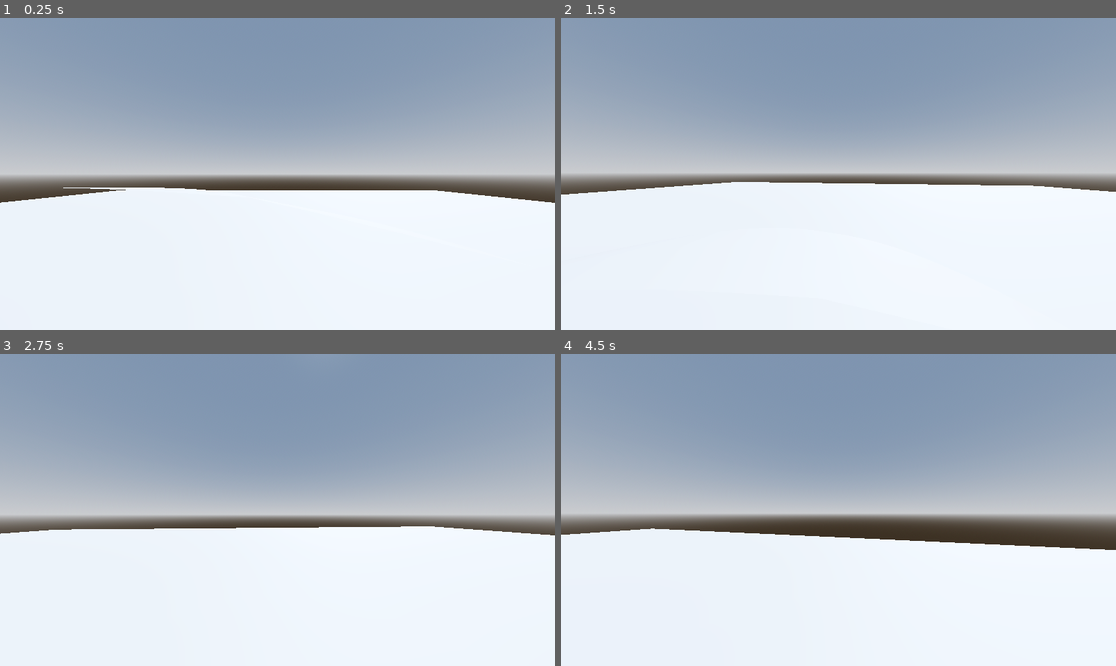
Above: before the commit, frames 1-4 (two rows, left to right).
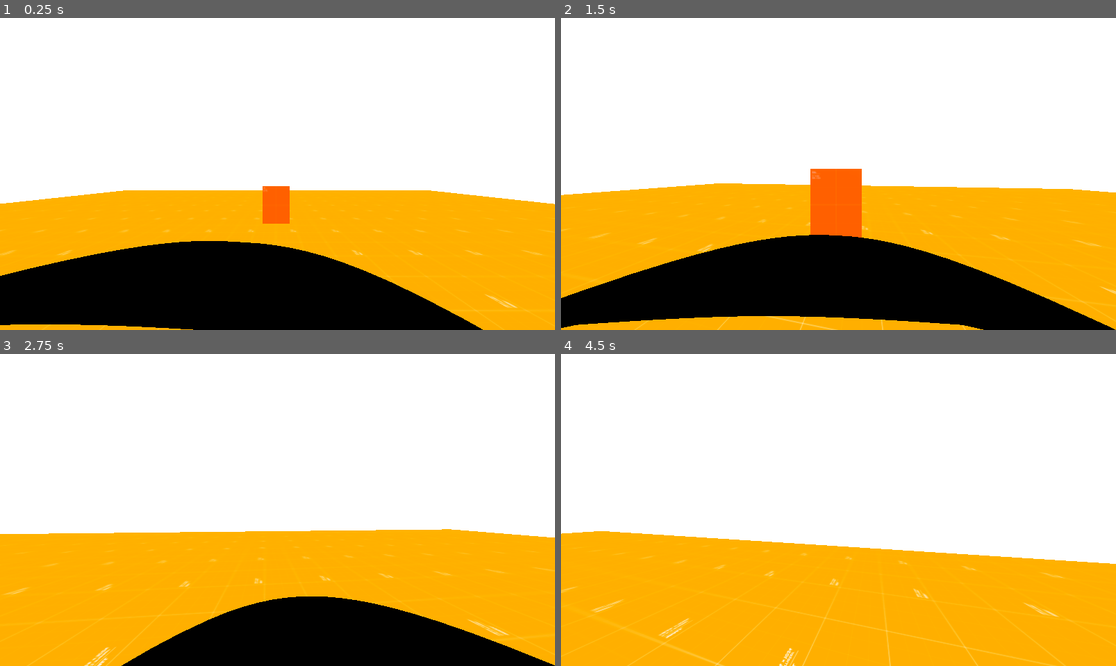
Above: after the commit, the same moments.

Repository: Studio-Algor/Project-Cursed
Game: Godot game, scene res://scenes/Main.tscn
Same seed, same stepped clock (60 frames per second), same inputs: the game is played once before the commit and once after it.
Inputs (mouse positions are in pixels of both pictures, inside the frame that each line leads up to):
- Up to frame 1 (0.25 s): no input
- Up to frame 2 (1.5 s): tap Enter (ui_accept) at 0.5, 0.77 s; move the mouse to (866, 174) at 0.52 s; hold Up (ui_up) from 0.53 s (still down); click (866, 174) at 0.6 s; move the mouse to (810, 174) at 1.27 s; click (810, 174) at 1.35 s
- Up to frame 3 (2.75 s): keep holding Up (ui_up); tap Enter (ui_accept) at 1.52 s; move the mouse to (288, 503) at 2.02 s; click (288, 503) at 2.1 s
- Up to frame 4 (4.5 s): keep holding Up (ui_up); move the mouse to (832, 516) at 2.77 s; click (832, 516) at 2.85 s; tap Enter (ui_accept) at 3.02, 3.77 s; move the mouse to (877, 513) at 3.52 s; click (877, 513) at 3.6 s; move the mouse to (794, 506) at 4.27 s; click (794, 506) at 4.35 s

The runs differ from the first frame. In frame 1, 100% of the frame differs, in the area x 0-100%, y 0-100%; in frame 2, 100%; in frame 3, 99%; in frame 4, 97%.

Commit message:
Added basic shooting

Diff:
--- a/project.godot
+++ b/project.godot
@@ -14,6 +14,10 @@
 run/main_scene="uid://ca2dgxr4qoknj"
 config/features=PackedStringArray("4.4", "Forward Plus")
 config/icon="res://icon.svg"
+
+[global_group]
+
+Enemies="Entities that attack the Player"
 
 [input]
 
@@ -58,3 +62,8 @@
 "events": [Object(InputEventKey,"resource_local_to_scene":false,"resource_name":"","device":-1,"window_id":0,"alt_press …(195 unchanged characters)…
 ]
 }
+ui_click={
+"deadzone": 0.2,
+"events": [Object(InputEventMouseButton,"resource_local_to_scene":false,"resource_name":"","device":-1,"window_id":0,"alt_pressed":false,"shift_pressed":false,"ctrl_pressed":false,"meta_pressed":false,"button_mask":1,"position":Vector2(356, 12),"global_position":Vector2(365, 60),"factor":1.0,"button_index":1,"canceled":false,"pressed":true,"double_click":false,"script":null)
+]
+}
--- /dev/null
+++ b/scenes/Enemy.gd
@@ -0,0 +1,20 @@
+extends Node3D
+
+@export var max_hp = 10
+var hp: float
+
+func _ready() -> void:
+	hp = max_hp
+
+func take_damage(damage: float = 0):
+	hp -= damage
+	print("Enemy Hit!")
+	print("  Damage: ", damage)
+	print("  Current HP: ", hp)
+
+	if hp <= 0:
+		death()
+
+func death():
+	print("Enemy Died!")
+	queue_free()  # Remove the enemy if HP is 0 or below
--- a/scenes/Main.tscn
+++ b/scenes/Main.tscn
@@ -1,6 +1,9 @@
-[gd_scene load_steps=7 format=3 uid="uid://ca2dgxr4qoknj"]
+[gd_scene load_steps=14 format=3 uid="uid://ca2dgxr4qoknj"]
 
 [ext_resource type="Script" uid="uid://da3wqt7cfwi7r" path="res://scripts/Player.gd" id="1_elqb8"]
+[ext_resource type="Texture2D" uid="uid://dut5dgeqle58l" path="res://sprites/prototype.png" id="1_rvslj"]
+[ext_resource type="Script" uid="uid://535pnipwb6tb" path="res://scripts/Gun.gd" id="3_0bbpv"]
+[ext_resource type="Script" uid="uid://c2xuqgckkjyeo" path="res://scenes/Enemy.gd" id="4_rarhs"]
 
 [sub_resource type="ProceduralSkyMaterial" id="ProceduralSkyMaterial_elqb8"]
 sky_horizon_color = Color(0.662243, 0.671743, 0.686743, 1)
@@ -10,10 +13,17 @@
 sky_material = SubResource("ProceduralSkyMaterial_elqb8")
 
 [sub_resource type="Environment" id="Environment_0bbpv"]
-background_mode = 2
 sky = SubResource("Sky_rvslj")
+ambient_light_source = 1
 tonemap_mode = 2
 glow_enabled = true
+
+[sub_resource type="StandardMaterial3D" id="StandardMaterial3D_0bbpv"]
+shading_mode = 0
+specular_mode = 2
+albedo_texture = ExtResource("1_rvslj")
+uv1_scale = Vector3(25, 25, 25)
+grow_amount = -0.375
 
 [sub_resource type="CapsuleMesh" id="CapsuleMesh_elqb8"]
 height = 1.85
@@ -21,24 +31,39 @@
 [sub_resource type="CapsuleShape3D" id="CapsuleShape3D_rvslj"]
 height = 1.85
 
+[sub_resource type="CapsuleShape3D" id="CapsuleShape3D_0bbpv"]
+
+[sub_resource type="StandardMaterial3D" id="StandardMaterial3D_rvslj"]
+shading_mode = 0
+specular_mode = 2
+albedo_color = Color(1, 0.541176, 0.521569, 0)
+albedo_texture = ExtResource("1_rvslj")
+billboard_mode = 2
+billboard_keep_scale = true
+
+[sub_resource type="QuadMesh" id="QuadMesh_0bbpv"]
+material = SubResource("StandardMaterial3D_rvslj")
+size = Vector2(1.5, 2.1)
+
 [node name="Node3D" type="Node3D"]
-
-[node name="DirectionalLight3D" type="DirectionalLight3D" parent="."]
-transform = Transform3D(-0.866025, -0.433013, 0.25, 0, 0.5, 0.866025, -0.5, 0.75, -0.433013, 0, 0, 0)
-shadow_enabled = true
 
 [node name="WorldEnvironment" type="WorldEnvironment" parent="."]
 environment = SubResource("Environment_0bbpv")
 
 [node name="CSGBox3D" type="CSGBox3D" parent="."]
 use_collision = true
+collision_mask = 15
 size = Vector3(50, 0.1, 50)
+material = SubResource("StandardMaterial3D_0bbpv")
 
 [node name="Player" type="CharacterBody3D" parent="."]
 transform = Transform3D(1, 0, 0, 0, 1, 0, 0, 0, 1, 0, 2, 0)
+collision_layer = 2
+collision_mask = 13
 script = ExtResource("1_elqb8")
 
 [node name="MeshInstance3D" type="MeshInstance3D" parent="Player"]
+layers = 2
 transparency = 1.0
 cast_shadow = 0
 mesh = SubResource("CapsuleMesh_elqb8")
@@ -51,3 +76,27 @@
 
 [node name="Camera3D" type="Camera3D" parent="Player/Head"]
 transform = Transform3D(1, 0, 0, 0, 1, 0, 0, 0, 1, 0.00148296, -0.0058043, 0.000145495)
+fov = 90.0
+
+[node name="Gun" type="Node3D" parent="Player"]
+script = ExtResource("3_0bbpv")
+
+[node name="Enemy" type="Node3D" parent="." groups=["Enemies"]]
+transform = Transform3D(1, 0, 0, 0, 1, 0, 0, 0, 1, 0, 1.05, -8.252)
+script = ExtResource("4_rarhs")
+
+[node name="RigidBody3D" type="RigidBody3D" parent="Enemy" groups=["Enemies"]]
+disable_mode = 2
+collision_layer = 4
+collision_mask = 11
+input_capture_on_drag = true
+can_sleep = false
+lock_rotation = true
+
+[node name="CollisionShape3D" type="CollisionShape3D" parent="Enemy/RigidBody3D"]
+shape = SubResource("CapsuleShape3D_0bbpv")
+
+[node name="MeshInstance3D" type="MeshInstance3D" parent="Enemy/RigidBody3D"]
+layers = 4
+mesh = SubResource("QuadMesh_0bbpv")
+skeleton = NodePath("../..")
--- /dev/null
+++ b/scripts/Gun.gd
@@ -0,0 +1,28 @@
+extends Node3D
+
+
+const RAY_LENGTH = 1000.0
+
+func _physics_process(_delta: float) -> void:
+	if Input.is_action_just_pressed("ui_click"):
+		# Prepare the Ray
+		var camera: Camera3D = $"../Head/Camera3D"
+		var ro = camera.global_position
+		var rd = camera.get_global_transform().basis.z * -1
+		var rm = ro + rd * RAY_LENGTH
+
+		# Shoot the ray
+		var space_state = get_world_3d().direct_space_state
+		var query = PhysicsRayQueryParameters3D.create(ro, rm)
+		query.collide_with_bodies = true
+		query.collide_with_areas = false
+		query.collision_mask = (1 << 32) - 1
+		query.collision_mask &= ~(1 << 1)
+		var result: Dictionary = space_state.intersect_ray(query)
+
+		# Check if it hit an enemy
+		var is_enemy
+		if not result.is_empty():
+			is_enemy = result.collider.is_in_group("Enemies")
+		if is_enemy:
+			result.collider.get_parent().take_damage(1)
--- a/scripts/Player.gd
+++ b/scripts/Player.gd
@@ -5,14 +5,17 @@
 const SPRINT_SPEED = 10.0
 var speed
 
+const SENSITIVITY = 0.003
+
+# Sliding & Jumping
 const JUMP_VELOCITY = 4.5
-const SENSITIVITY = 0.003
 const INERTIA_FACTOR = 3
+const SLIDE_FACTOR = 5
 
 # Head bobbing
 const BOB_FREQ = 2.0
 const BOB_AMP = 0.08
-var t_bob = 0.
+var t_bob = 0.3
 
 # FOV
 const BASE_FOV = 90
@@ -60,7 +63,7 @@
 			velocity.z = move_toward(velocity.z, 0, speed)
 	else:
 		# Falling
-		velocity.x = lerp(velocity.x, direction.x * speed, delta * INERTIA_FACTOR)
+		velocity = lerp(velocity, direction * speed, delta * INERTIA_FACTOR)
 
 	# Head Bobbing
 	t_bob += delta * velocity.length() * float(is_on_floor())
Not shown, added: scenes/Enemy.gd.uid
Not shown, added: scripts/Gun.gd.uid
Binary file added: sprites/prototype.png
Not shown, added: sprites/prototype.png.import
